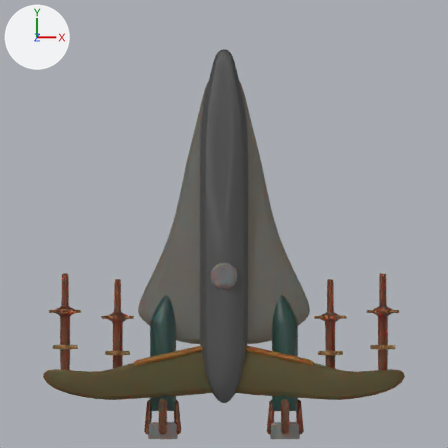
The Blender file Source material/assets/scimitar/scimitar.blend: old version first, new version second.
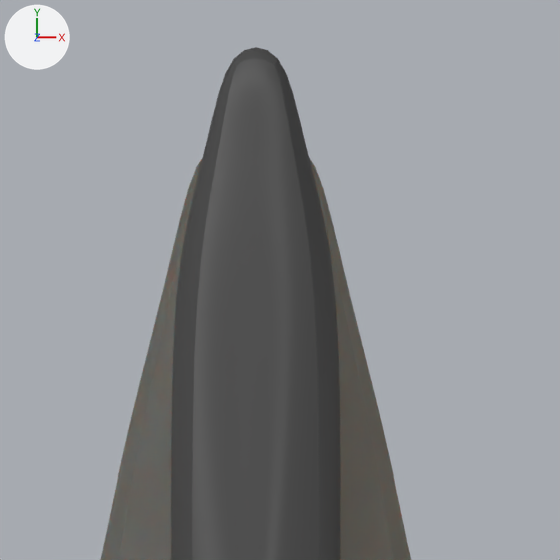
The first picture shows the older version from the file's camera 'Camera'. The close-ups show both versions on the part from 34% to 69% of the width and 8% to 44% of the height of that picture; other places that the commit changed are outside them. The lights are fixed; the arrows at upper left show +X, +Y and +Z.

Objects in the first close-up: 'Hull', 'Wings'.
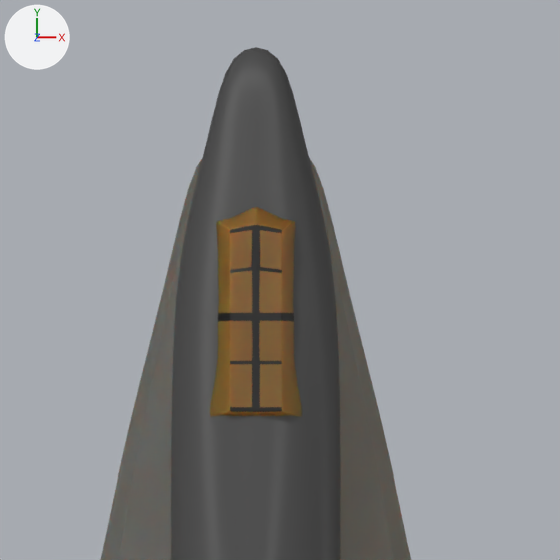
Boxes (x1, y1, x2, y2) around the edits, measured in the close-ups (560 x 560 px):
'Cockpit', added (brown)
    after: (210, 207, 302, 417)
    faces in mat_plates (brown #7e5a15): (210, 207, 302, 417)
    faces in mat_black_frame (black #000000): (218, 225, 294, 412)

What changed in the scene script:
```text
Add mat_black_frame:
    mat_black_frame = principled_material('Black Frame')
    mat_black_frame.base_color = (0.0, 0.0, 0.0)  # black #000000
Add me_cube_003:
    me_cube_003.from_pydata(...)  # 34 vertices, 20 faces; spans x -0.49..0.0, y -1.16..1.2, z -0.26..0.1
    me_cube_003.polygons.foreach_set('use_smooth', [True] * 20)
    # faces by material slot: [8, 12]
    me_cube_003.materials.append(mat_plates)  # brown #7e5a15
    me_cube_003.materials.append(mat_black_frame)  # black #000000
Add ob_cockpit:
    ob_cockpit = bpy.data.objects.new('Cockpit', me_cube_003)
    ob_cockpit.location = (0.0, 3.63, 0.85)
    _m = ob_cockpit.modifiers.new('Mirror', 'MIRROR')
    _m = ob_cockpit.modifiers.new('Bevel', 'BEVEL')
    _m.segments = 2
    _m.limit_method = 'NONE'
    _m = ob_cockpit.modifiers.new('Subdivision', 'SUBSURF')
    _m.levels = 2
```
